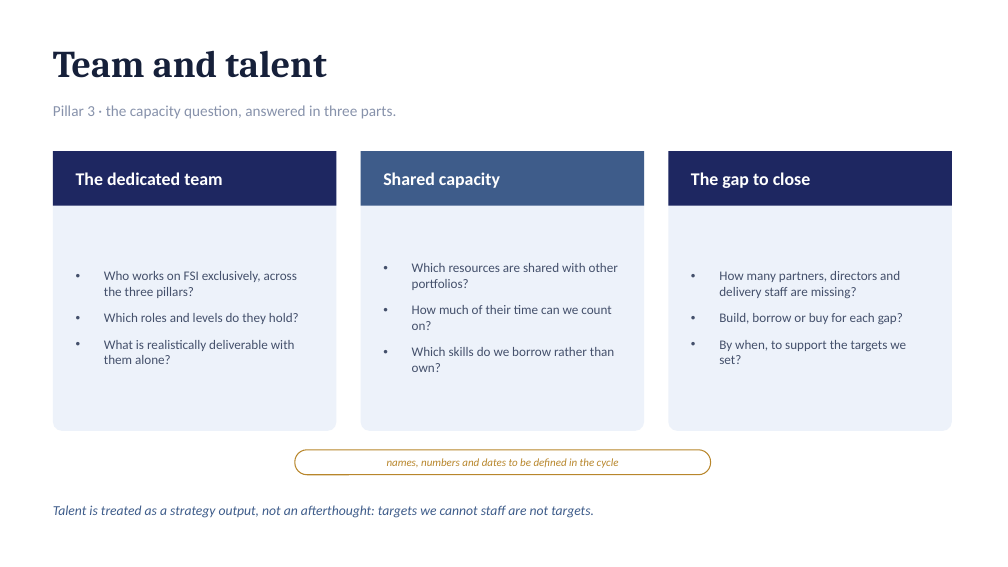
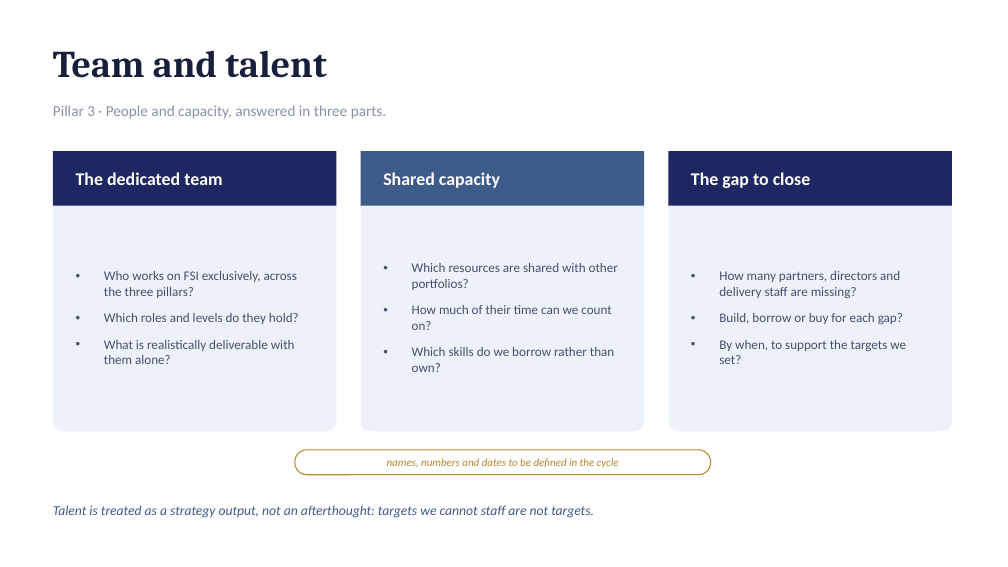
Before and after one commit to dhajjar-cyber/bae, a slide deck: slide 9 of FSI strategy/EAIND-FSI-Strategy-Development-Plan.pptx. Drawn at 1008x567 pixels with LibreOffice and Linux fonts; fonts in the diff are those of the drawing. Boxes give left, top, right and bottom in pixels: in the first picture for what was removed or moved away, otherwise in the second. Text is boxed around its words. In the diff, an @@ line names an element or a change of style, - is before the commit and + after.

```diff
--- a/FSI strategy/EAIND-FSI-Strategy-Development-Plan.pptx
+++ b/FSI strategy/EAIND-FSI-Strategy-Development-Plan.pptx
@@ text at <box>53,105,387,119</box>: text changed @@
-Pillar 3 · the capacity question, answered in three parts.
+Pillar 3 · People and capacity, answered in three parts.
```
Also in this commit, not shown: 9 other slides changed, 2 other files.
